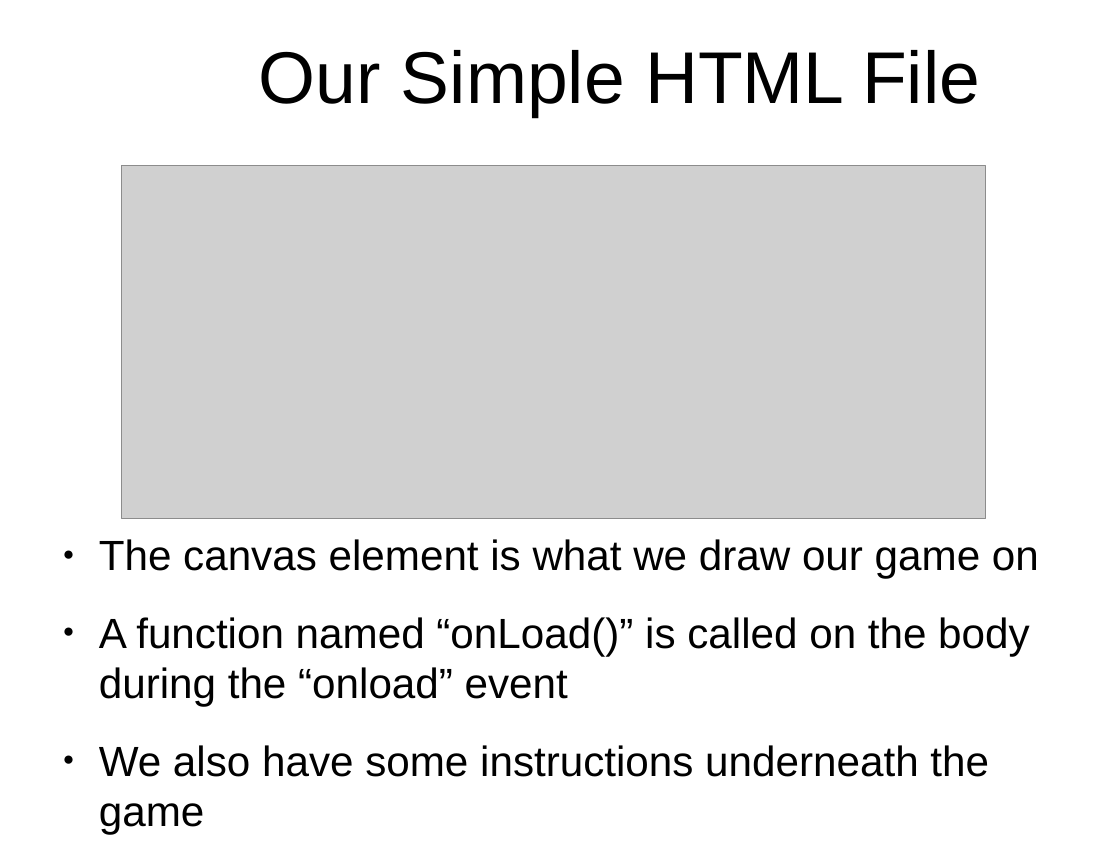
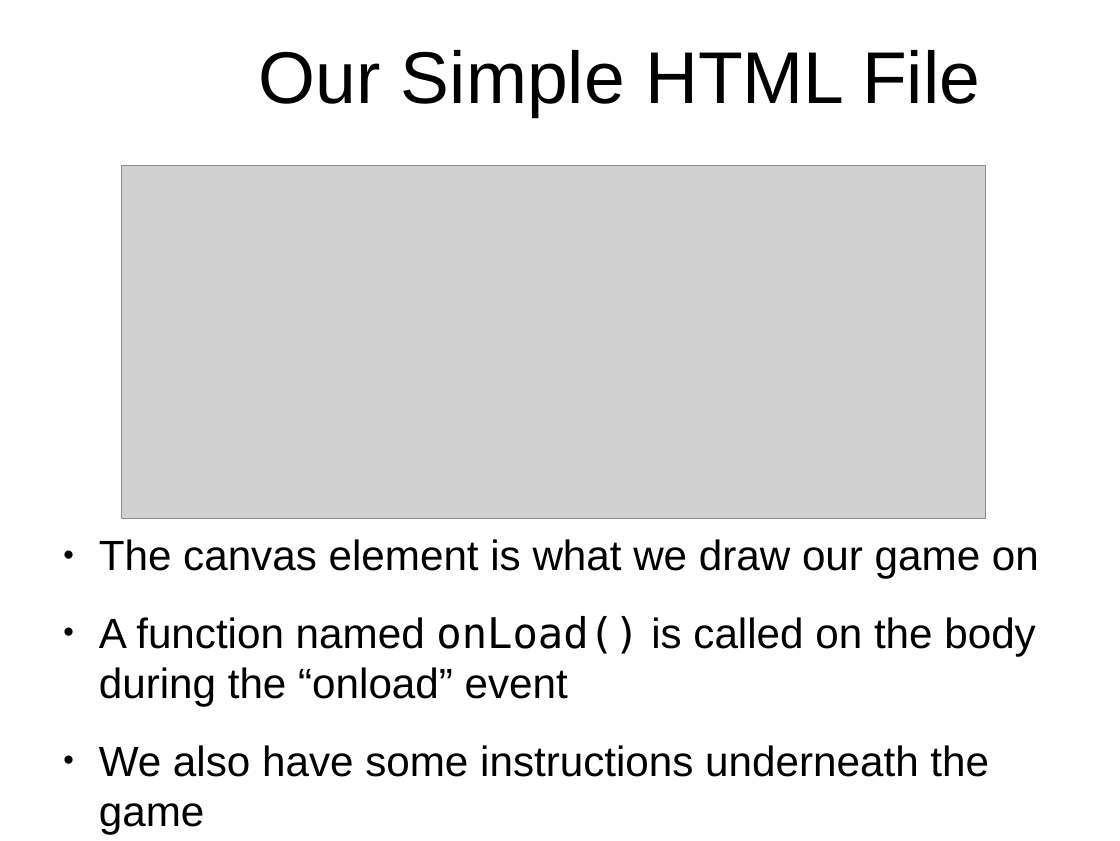
Before and after one commit to hillylew/PaddleBattle, a slide deck: slide 6 of PaddleBattle - Explorathon.odp. Drawn at 1120x841 pixels with LibreOffice and Linux fonts; fonts in the diff are those of the drawing; grey boxes stand for pictures; background and template pictures are left out. Boxes give left, top, right and bottom in pixels: in the first picture for what was removed or moved away, otherwise in the second. Text is boxed around its words. In the diff, an @@ line names an element or a change of style, - is before the commit and + after.

```diff
--- a/PaddleBattle - Explorathon.odp
+++ b/PaddleBattle - Explorathon.odp
@@ text at (99,616,1036,707): text changed @@
-● A function named “onLoad()” is called on the body during the “onload” event
+● A function named onLoad() is called on the body during the “onload” event
```
Also in this commit, not shown: 18 other slides changed, 3 other files.
